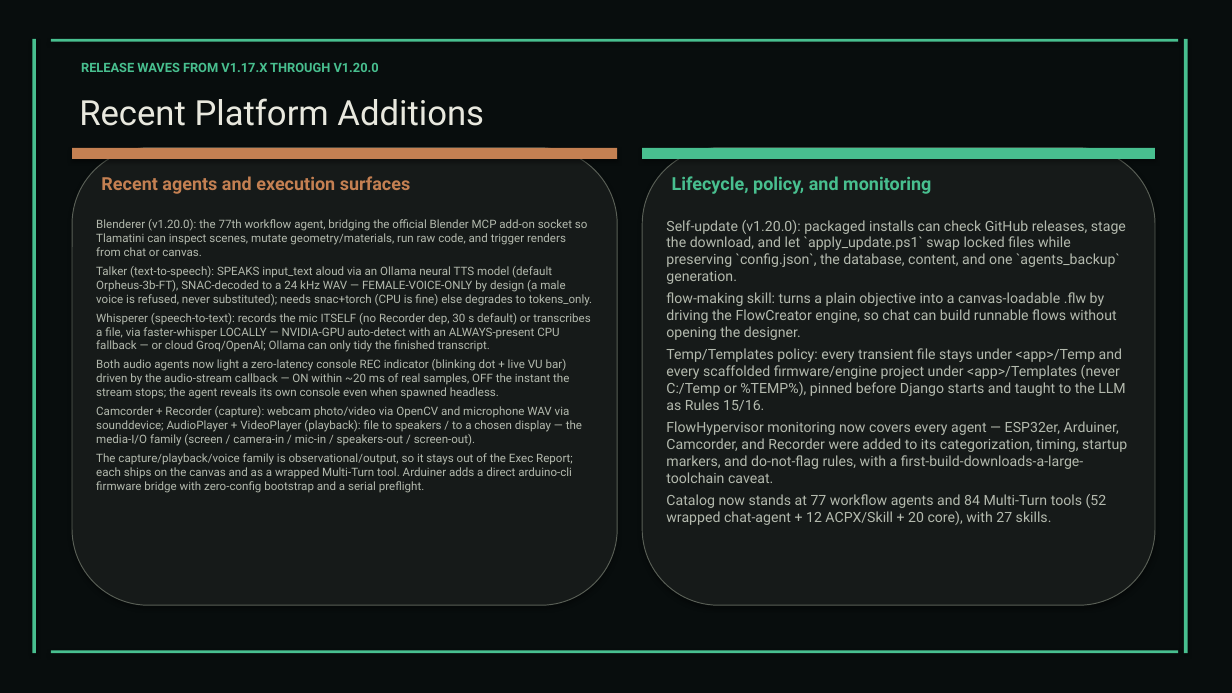
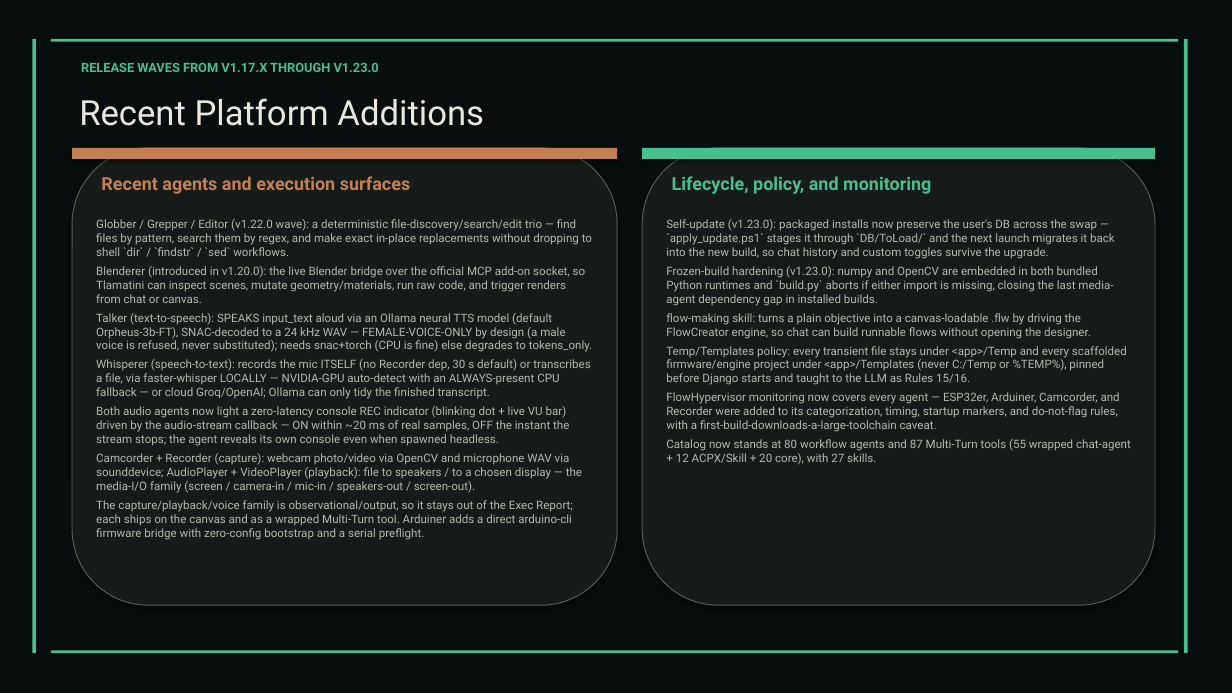
Before and after one commit to XAIHT/Tlamatini, a slide deck: slide 60 of Tlamatini_eXtended_Artificial_Intelligence_Humanly_Tempered.pptx. Drawn at 1232x693 pixels with LibreOffice and Linux fonts; fonts in the diff are those of the drawing. Boxes give left, top, right and bottom in pixels: in the first picture for what was removed or moved away, otherwise in the second. Text is boxed around its words. In the diff, an @@ line names an element or a change of style, - is before the commit and + after.

Commit message:
Update of documentation md and visual, by Tlamatini's-AutoBot.

```diff
--- a/Tlamatini_eXtended_Artificial_Intelligence_Humanly_Tempered.pptx
+++ b/Tlamatini_eXtended_Artificial_Intelligence_Humanly_Tempered.pptx
@@ text at box(81, 62, 379, 72): text changed @@
-RELEASE WAVES FROM V1.17.X THROUGH V1.20.0
+RELEASE WAVES FROM V1.17.X THROUGH V1.23.0
@@ text at box(96, 219, 592, 303): text changed @@
-Blenderer (v1.20.0): the 77th workflow agent, bridging the official Blender MCP add-on socket so Tlamatini can inspect scenes, mutate geometry/materials, run raw code, and trigger renders from chat or canvas.
+Globber / Grepper / Editor (v1.22.0 wave): a deterministic file-discovery/search/edit trio — find files by pattern, search them by regex, and make exact in-place replacements without dropping to shell `dir` / `findstr` / `sed` workflows.
+Blenderer (introduced in v1.20.0): the live Blender bridge over the official MCP add-on socket, so Tlamatini can inspect scenes, mutate geometry/materials, run raw code, and trigger renders from chat or canvas.
@@ text at box(666, 219, 1115, 306): text changed; size 11 to 9 pt @@
-Self-update (v1.20.0): packaged installs can check GitHub releases, stage the download, and let `apply_update.ps1` swap locked files while preserving `config.json`, the database, content, and one `agents_backup` generation.
+Self-update (v1.23.0): packaged installs now preserve the user's DB across the swap — `apply_update.ps1` stages it through `DB/ToLoad/` and the next launch migrates it back into the new build, so chat history and custom toggles survive the upgrade.
+Frozen-build hardening (v1.23.0): numpy and OpenCV are embedded in both bundled Python runtimes and `build.py` aborts if either import is missing, closing the last media-agent dependency gap in installed builds.
@@ text at box(666, 313, 1127, 432): size 11 to 9 pt in "flow-making skill: turns a plain objective into ...", "Temp/Templates policy: every transient file stays under ...", "FlowHypervisor monitoring now covers every agent — ..." @@
@@ text at box(666, 439, 1131, 464): text changed; size 11 to 9 pt @@
-Catalog now stands at 77 workflow agents and 84 Multi-Turn tools (52 wrapped chat-agent + 12 ACPX/Skill + 20 core), with 27 skills.
+Catalog now stands at 80 workflow agents and 87 Multi-Turn tools (55 wrapped chat-agent + 12 ACPX/Skill + 20 core), with 27 skills.
```
Also in this commit, not shown: 60 other slides changed, 3 slides added, 6 other files.
